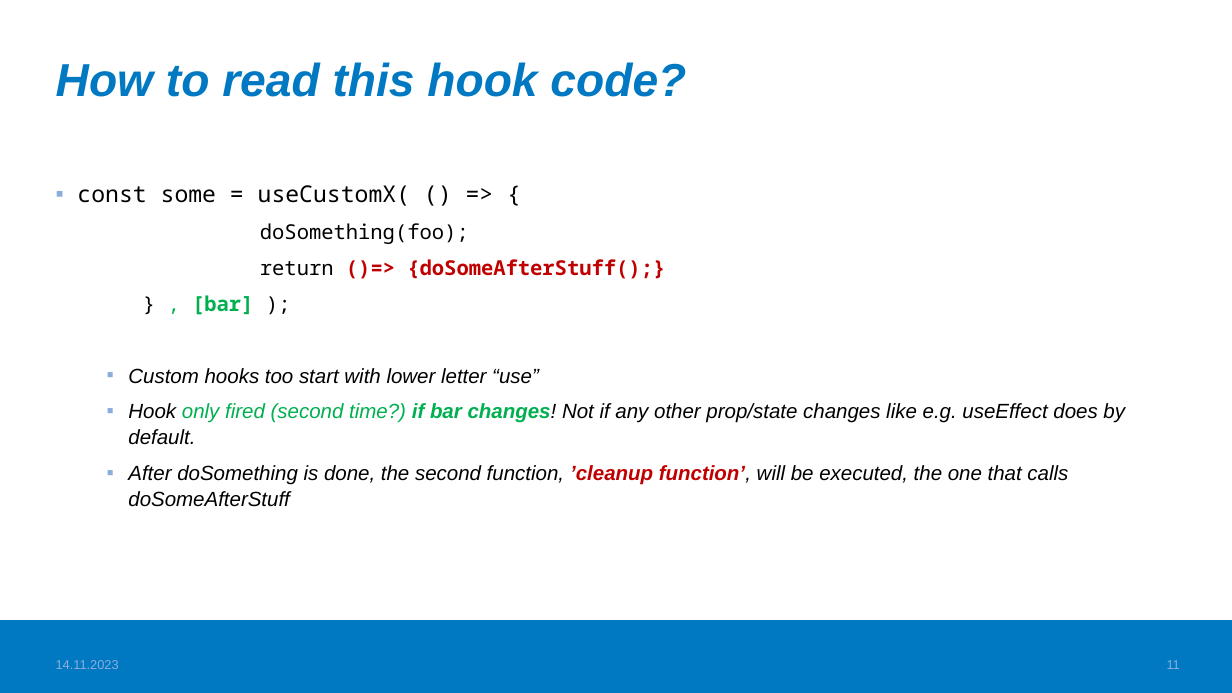
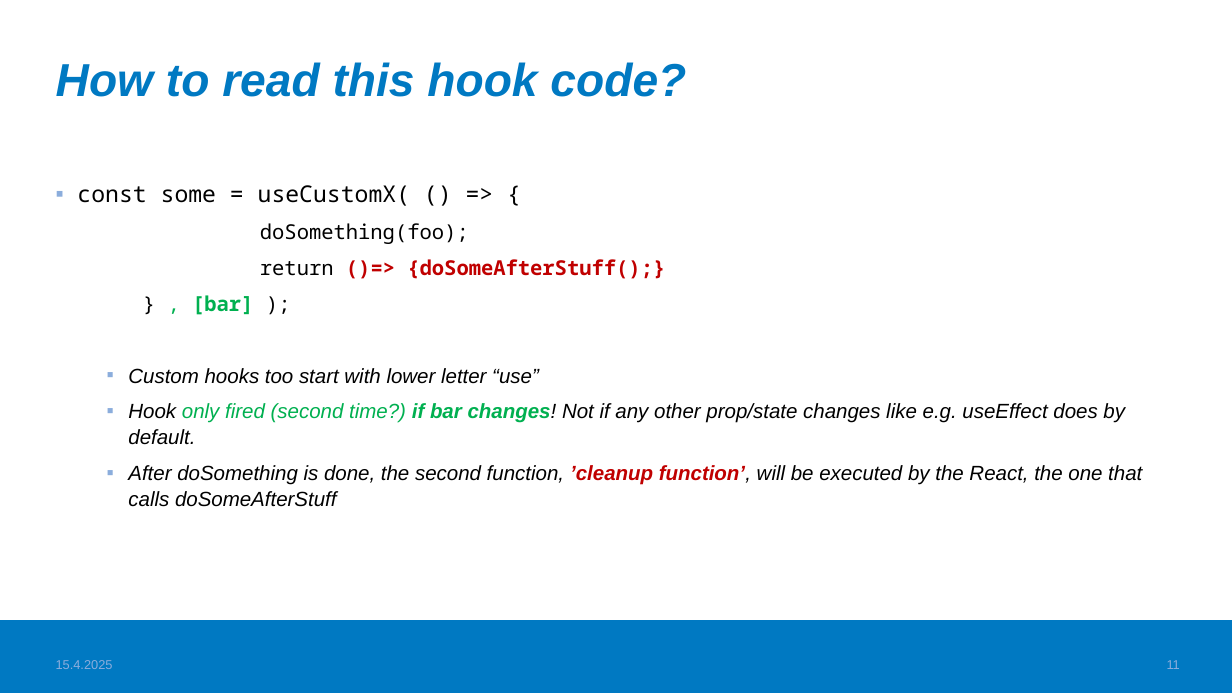
Before and after one commit to valju/docs_frontend_design, a slide deck: slide 11 of FrontendStuff_ForExam.pptx. Drawn at 1232x693 pixels with LibreOffice and Linux fonts; fonts in the diff are those of the drawing; background and template pictures are left out. Boxes give left, top, right and bottom in pixels: in the first picture for what was removed or moved away, otherwise in the second. Text is boxed around its words. In the diff, an @@ line names an element or a change of style, - is before the commit and + after.

```diff
--- a/FrontendStuff_ForExam.pptx
+++ b/FrontendStuff_ForExam.pptx
@@ text at (128,465,1142,507): text changed @@
-  ▪ After doSomething is done, the second function, ’cleanup function’, will be executed, the one that calls doSomeAfterStuff
+  ▪ After doSomething is done, the second function, ’cleanup function’, will be executed by the React, the one that calls doSomeAfterStuff
@@ text at (56,660,113,669): text changed @@
-14.11.2023
+15.4.2025
```
Also in this commit, not shown: 19 other slides changed, 1 other file.
